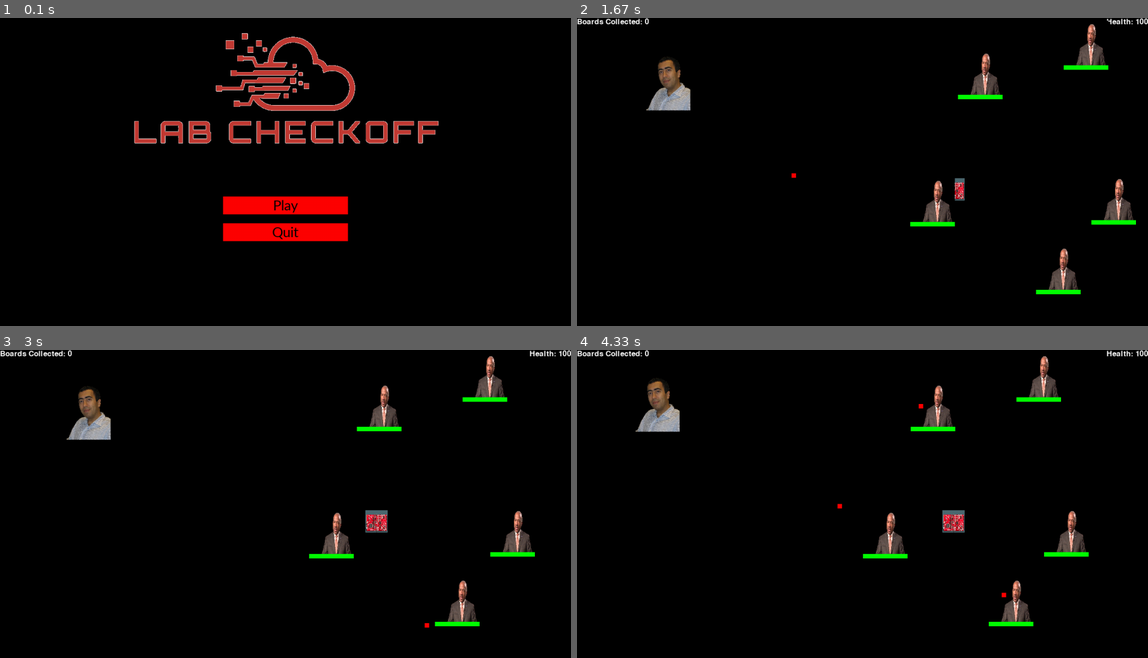
Above: before the commit, frames 1-4 (two rows, left to right).
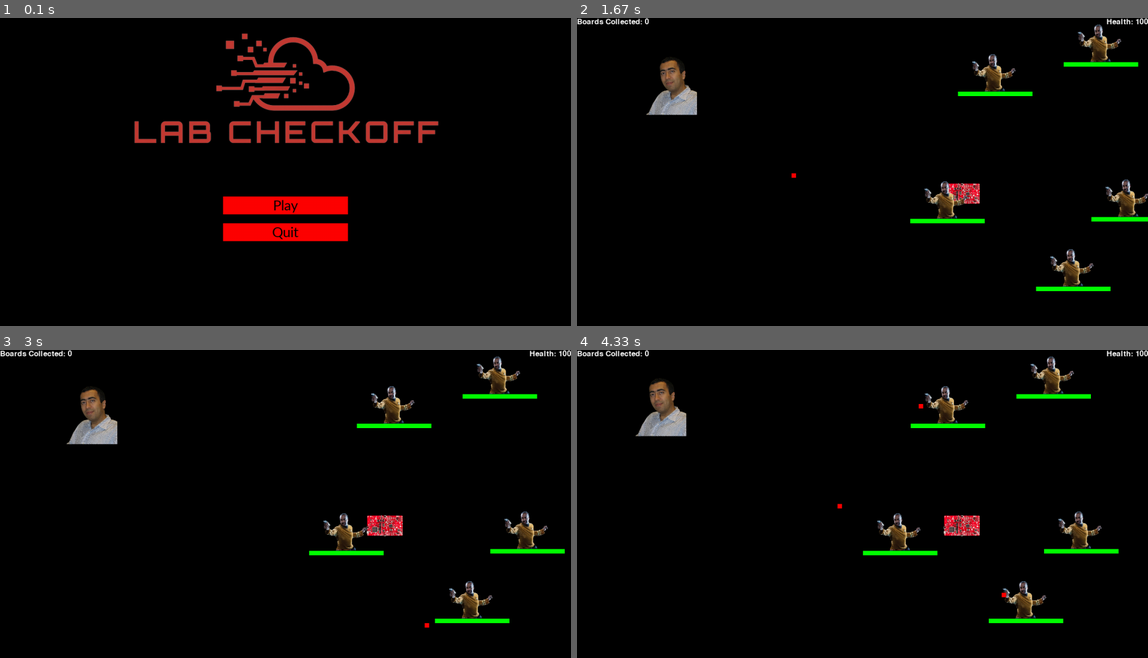
Above: after the commit, the same moments.

Repository: kunpai/LabCheckoff
Game: pygame game, started from game.py
Same seed, same stepped clock (60 frames per second), same inputs: the game is played once before the commit and once after it.
Inputs (mouse positions are in pixels of both pictures, inside the frame that each line leads up to):
- Up to frame 1 (0.1 s): no input
- Up to frame 2 (1.67 s): click "Play" at 0.38 s; click (862, 199) at 0.73 s; hold Right 1-1.47 s; hold Up from 1.5 s (still down)
- Up to frame 3 (3 s): release Up at 1.8 s; hold Right 1.83-2.3 s; hold Left 2.33-2.87 s; hold Down from 2.9 s (still down)
- Up to frame 4 (4.33 s): release Down at 3.2 s; hold Left 3.23-3.63 s; hold Up 3.67-4.03 s; hold Right from 4.07 s (still down)

The runs differ from the first frame. In frame 1, 1.4% of the frame differs, in the area x 23-77%, y 4-41%; in frame 2, 5.0%; in frame 3, 5.2%, in the area x 11-99%, y 1-90%; in frame 4, 5.2%.

Commit message:
changes some sprites

Diff:
--- a/game.py
+++ b/game.py
@@ -5,16 +5,19 @@
 
 win = pygame.display.set_mode((1280, 720))
 pygame.display.set_caption("Board Collection")
-my_image = pygame.image.load('ghiasi.png').convert()
-smaller = pygame.transform.scale(my_image, (100, 125))
-board = pygame.image.load('CC3200.png').convert()
-smallr = pygame.transform.scale(board, (50, 50))
-gary = pygame.image.load('gary.png').convert()
-small = pygame.transform.scale(gary, (100, 100))
-heart = pygame.image.load('heart.png').convert()
+my_image = pygame.image.load('ghiasi.png').convert_alpha()
+smaller = pygame.transform.scale(
+    my_image, (my_image.get_width()/4, my_image.get_height()/4))
+board = pygame.image.load('CC3200.png').convert_alpha()
+# scale the width to 50%
+board = pygame.transform.scale(
+    board, (board.get_width()/4, board.get_height()/4))
+gary = pygame.image.load('gary.png').convert_alpha()
+small = pygame.transform.scale(gary, (gary.get_width()/4, gary.get_height()/4))
+heart = pygame.image.load('heart.png').convert_alpha()
 heart = pygame.transform.scale(heart, (40, 40))
 
-title = pygame.image.load('title.png').convert()
+title = pygame.image.load('title.png').convert_alpha()
 # defining a font
 smallfont = pygame.font.SysFont('Corbel', 35)
 text = smallfont.render('quit', True, (255, 0, 0))
@@ -54,7 +57,7 @@
 def draw_game():
     win.fill((0, 0, 0))
     win.blit(smaller, (x, y))
-    win.blit(smallr, boardCoor)
+    win.blit(board, boardCoor)
     score()
     # draw a floating health bar
     #win.blit(small, (1280-baddyX, 720-baddyY))
@@ -66,7 +69,7 @@
 
 
 def generateBoard():
-    win.blit(smallr, randomBox())
+    win.blit(board, randomBox())
 
 
 def checkCollision(x, y, size1, boardX, boardY, size2):
@@ -114,9 +117,10 @@
     def draw(self):
         win.blit(small, (self.x, self.y))
         # display health bar under gary
-        pygame.draw.rect(win, (255, 0, 0), (self.x, self.y+100, 100, 10))
+        pygame.draw.rect(win, (255, 0, 0),
+                         (self.x, self.y+small.get_height(), small.get_width(), 10))
         pygame.draw.rect(win, (0, 255, 0), (self.x, self.y +
-                         100, 100*(self.health/100), 10))
+                         small.get_height(), small.get_width()*(self.health/100), 10))
 
 
 class Heart:
@@ -158,24 +162,19 @@
         # check if bullet is in
         # check for collision with baddy or player
         for gary in garys:
-            if checkCollision(self.x, self.y, (10, 10), gary.x, gary.y, (100, 100)):
+            if checkCollision(self.x, self.y, (10, 10), gary.x, gary.y, (small.get_width(), small.get_height())):
                 # delete bullet
                 if(self.owner == "sohail"):
                     sohailBullets.remove(self)
                     gary.health -= 10
                     break
                     print("collision")
-        if checkCollision(self.x, self.y, (10, 10), x, y, (100, 125)):
+        if checkCollision(self.x, self.y, (10, 10), x, y, (smaller.get_width(), smaller.get_height())):
             # delete bullet
             if(self.owner == "baddy"):
                 global health
                 health -= 5
                 global hearts
-                # 5% chance of generating a heart
-                if(random.randint(0, 100) <= 5):
-                    if(len(hearts) < 5):
-                        hearts.append(Heart(random.randint(0, width),
-                                            random.randint(0, height)))
                 bullets.remove(self)
                 print("collision with sohail")
                 if(health <= 0):
@@ -221,7 +220,7 @@
     global ctr, boardCoor, baddyX, baddyY, vel, baddyVel, x, y, width, height, win
     global counter
     counter += 1
-    if(counter == 500):
+    if(counter == 200):
         counter = 0
         if(len(garys) < 5):
             garys.append(Gary(random.randint(0, width),
@@ -229,7 +228,7 @@
     clock.tick(60)
     mouse = pygame.mouse.get_pos()
     pygame.time.delay(50)
-    if checkCollision(x, y, (100, 125), boardCoor[0], boardCoor[1], (50, 50)):
+    if checkCollision(x, y, smaller.get_size(), boardCoor[0], boardCoor[1], board.get_size()):
         boardCoor = randomBox()
         ctr = ctr + 1
         print(ctr)
@@ -238,6 +237,11 @@
         if event.type == pygame.QUIT:
             run = False
         if event.type == pygame.MOUSEBUTTONDOWN:
+            # 5% chance of generating a heart
+            if(random.randint(0, 100) <= 5):
+                if(len(hearts) < 5):
+                    hearts.append(Heart(random.randint(0, width),
+                                        random.randint(0, height)))
             norm = math.sqrt((mouse[0]-x)**2 + (mouse[1]-y)**2)
             vector = (-(x-mouse[0])/norm*20, -(y-mouse[1])/norm*20)
             bullet = Bullet(x+100/2, y+125/2, vector, "sohail")
Binary file changed: gary.png
